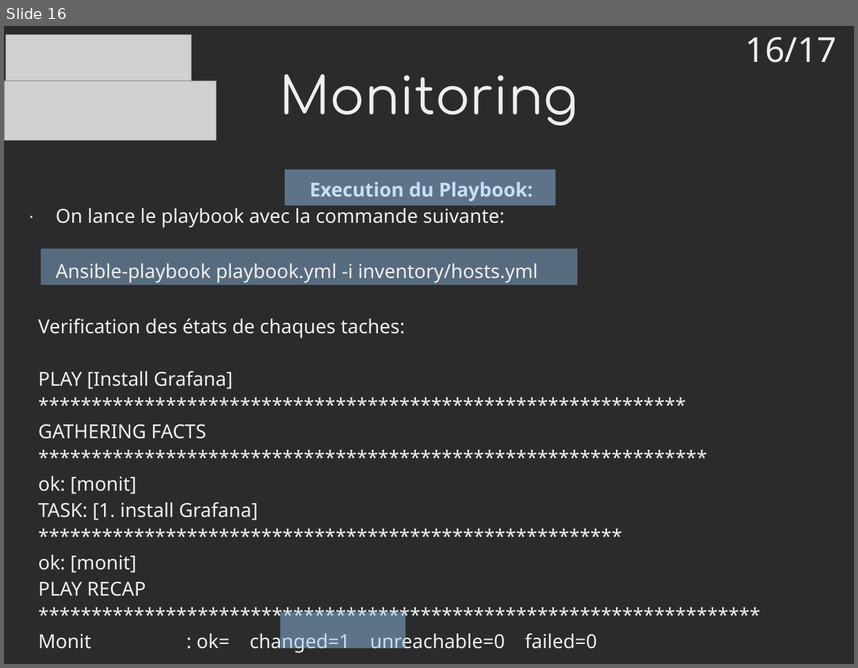
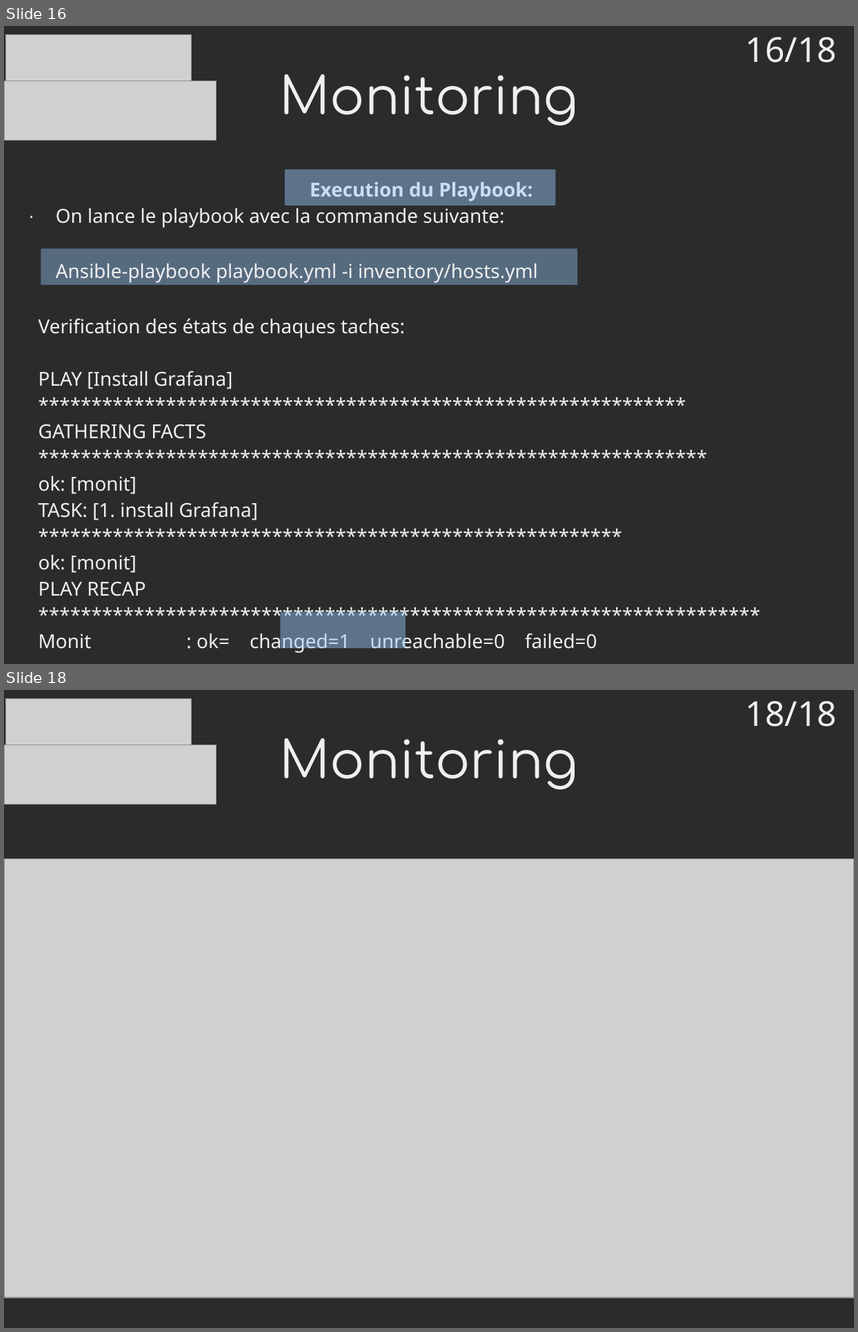
Before and after one commit to mrwormo/rapport_de_stage, a slide deck: files/prez.odp. Shown one above the other, each under a label of ours: slide 16 before the commit, slides 16 and 18 after it; the slides between them are not shown. The pictures are 858x668 and 858x1332 pixels, drawn with LibreOffice and Linux fonts; fonts in the diff are those of the drawing; grey boxes stand for pictures; background and template pictures are left out; a plain dark background stands for a picture behind light text. Boxes give left, top, right and bottom in pixels: in the first picture for what was removed or moved away, otherwise in the second. Text is boxed around its words. In the diff, an @@ line names an element or a change of style, - is before the commit and + after.

```diff
--- a/files/prez.odp
+++ b/files/prez.odp
@@ slide 18 added at (4, 690, 854, 1328), background picture (left out) @@
@@ picture added at (6, 698, 192, 751) @@
@@ text added at (746, 701, 837, 727), 32 pt, text #EEEFF0 @@
+18/18
@@ picture added at (4, 745, 217, 804) @@
@@ title added at (280, 738, 578, 789), 48 pt, text #EEEFF0 @@
+Monitoring
@@ picture added at (4, 859, 854, 1298) @@
@@ slide 16 changed as well @@
@@ text at (746, 37, 837, 63): text changed @@
-16/17
+16/18
```
Also in this commit, not shown: 14 other slides changed, 1 other slide added, 1 slide removed, 3 other files.
